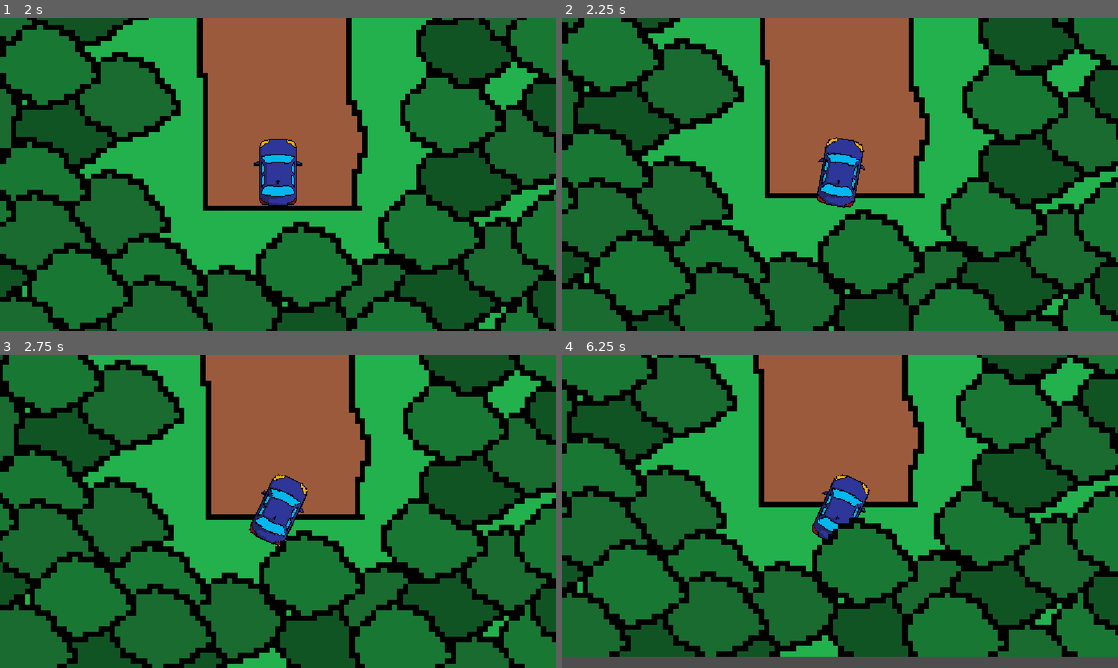
Above: before the commit, frames 1-4 (two rows, left to right).
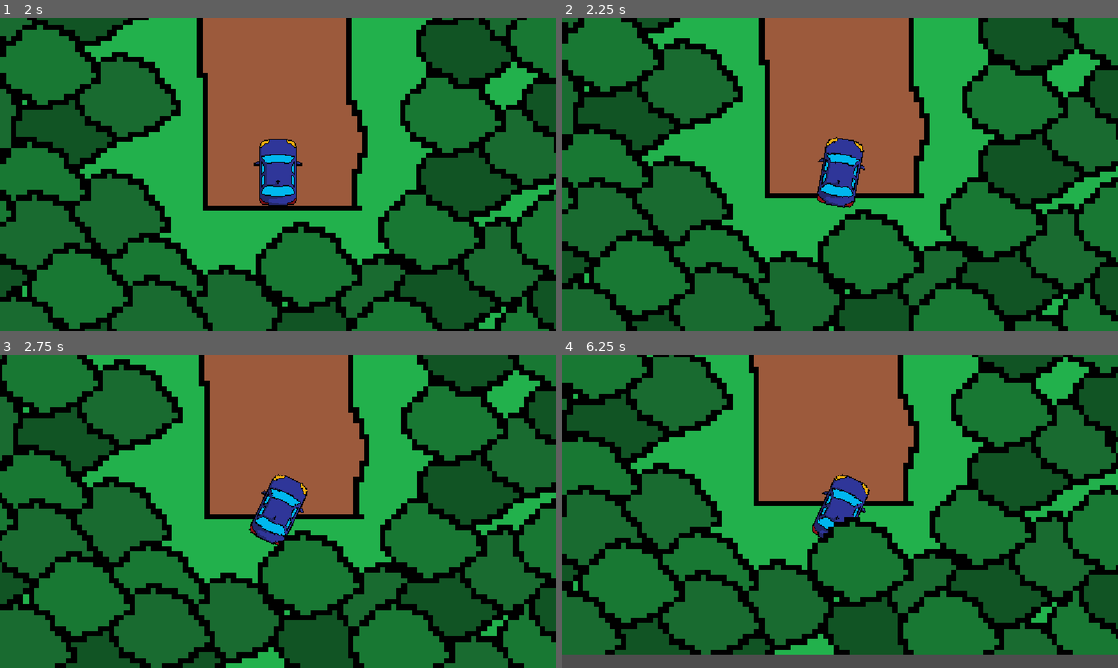
Above: after the commit, the same moments.

Repository: Ubultu/don-t-cut-
Game: Godot game, scene res://scenes/main.tscn
The game is run twice, just before and just after one commit, with the same random seed, the same clock (stepped at 60 frames per second) and the same inputs.
Inputs:
- Up to frame 1 (2 s): tap Enter at 0.5 s; hold D (steer_right) 0.53-1.28 s; tap Space at 1.25 s; hold S (brake) from 1.28 s (still down)
- Up to frame 2 (2.25 s): release S (brake) at 2.03 s; hold D (steer_right) from 2.03 s (still down)
- Up to frame 3 (2.75 s): keep holding D (steer_right)
- Up to frame 4 (6.25 s): release D (steer_right) at 2.78 s; hold W (accelerate) 2.78-3.53 s; hold A (steer_left) 3.53-5.03 s; hold S (brake) 5.03-5.78 s; hold D (steer_right) from 5.78 s (still down)

Frame 1 is identical in both runs. In frame 2, 0.4% of the frame differs, in the area x 0-99%, y 0-94%; in frame 3, 4.3%; in frame 4, 15%, in the area x 0-100%, y 0-97%.

Commit message:
I started mobile support and added the finshing touches to the car's driving mechanics

Diff:
--- a/scripts/player.gd
+++ b/scripts/player.gd
@@ -10,54 +10,77 @@
 var speed = 0.0
 var tarmac_traction = 5.0
 var dirt_traction = 3.0
+var grass_traction = 4.0
+var current_traction = 5.0
 var steering_speed_fix = 300
 @onready var frontsensor = get_node("FrontSensor")
 @onready var backsensor = get_node("BackSensor")
-#var pixel_color = map_image.get_pixel(Vector2(-250, -250))
 
 #Map variables
-#var stage = $stage/Sprite2D.texture.get_image()
-#@onready var map_image = $"../Stage/Sprite2D".texture.get_image()
+@onready var map_image = $"../Stage/stage".texture.get_image()
+var front_pixel_color: Color
+var back_pixel_color: Color
+
+const ASPHALT_COLOR := Color(0.5216, 0.5216, 0.5216)
+const DIRT_COLOR := Color(0.6118, 0.3529, 0.2353)
+const GRASS_COLOR := Color(0.1333, 0.6941, 0.298)
+const COLOR_TOLERANCE := 0.12
+const OUTLINE_MAX := 0.15
 
 
+func is_close(a: Color, b: Color, tol: float) -> bool:
+	return abs(a.r - b.r) < tol and abs(a.g - b.g) < tol and abs(a.b - b.b) < tol
+
+
+func is_outline(c: Color) -> bool:
+	return c.r < OUTLINE_MAX and c.g < OUTLINE_MAX and c.b < OUTLINE_MAX
 
 
 #main driving functions
 func _physics_process(delta: float) -> void:
 	var frontpixel = (frontsensor.global_position + Vector2(2758.5, 2758.5)) / 11.034
-	if 0<=frontpixel.x && frontpixel.x<500 && 0<=frontpixel.y && frontpixel.y<500:
+	var backpixel = (backsensor.global_position + Vector2(2758.5, 2758.5)) / 11.034
+	if 0 <= frontpixel.x and frontpixel.x < 500 and 0 <= frontpixel.y and frontpixel.y < 500 and 0 <= backpixel.x and backpixel.x < 500 and 0 <= backpixel.y and backpixel.y < 500:
 		print(frontpixel)
-		if Input.is_action_pressed("accelerate") :
+
+		# Read the map color under both sensors
+		front_pixel_color = map_image.get_pixel(int(frontpixel.x), int(frontpixel.y))
+		back_pixel_color = map_image.get_pixel(int(backpixel.x), int(backpixel.y))
+
+		# Outline on either sensor: ignore it and keep the current grip
+		# Only change grip when both sensors read the same surface
+		if is_outline(front_pixel_color) or is_outline(back_pixel_color):
+			pass
+		elif is_close(front_pixel_color, ASPHALT_COLOR, COLOR_TOLERANCE) and is_close(back_pixel_color, ASPHALT_COLOR, COLOR_TOLERANCE):
+			current_traction = tarmac_traction
+		elif is_close(front_pixel_color, DIRT_COLOR, COLOR_TOLERANCE) and is_close(back_pixel_color, DIRT_COLOR, COLOR_TOLERANCE):
+			current_traction = dirt_traction
+		elif is_close(front_pixel_color, GRASS_COLOR, COLOR_TOLERANCE) and is_close(back_pixel_color, GRASS_COLOR, COLOR_TOLERANCE):
+			current_traction = grass_traction
+
+		if Input.is_action_pressed("accelerate"):
 			speed -= acceleration * delta
 			speed = clamp(speed, -max_speed, reverse_speed)
-		elif Input.is_action_pressed("brake") :
-			if speed < 0 :
+		elif Input.is_action_pressed("brake"):
+			if speed < 0:
 				speed = move_toward(speed, 0, brakeing * delta)
-			else :
+			else:
 				speed = move_toward(speed, reverse_speed, acceleration * delta)
-		else :
+		else:
 			speed = move_toward(speed, 0, friction * delta)
 
 		var steering_factor = clampf(abs(speed) / steering_speed_fix, 0.0, 1.0)
-		if Input.is_action_pressed("steer_left") :
+		if Input.is_action_pressed("steer_left"):
 			rotation -= steering_speed * steering_factor * delta
 
-		if Input.is_action_pressed("steer_right") :
+		if Input.is_action_pressed("steer_right"):
 			rotation += steering_speed * steering_factor * delta
 
 		var direction = Vector2.UP.rotated(rotation)
 		var forward_velocity = direction * -speed
 		var sideways = Vector2(-direction.y, direction.x)
 		var sideways_velocity = sideways * velocity.dot(sideways)
-		sideways_velocity = sideways_velocity.lerp(Vector2.ZERO, tarmac_traction * delta) #PLACEHOLDER VALUE!!!! PLACEHOLDER VALUE!!!! PLACEHOLDER VALUE!!!! PLACEHOLDER VALUE!!!!
+		sideways_velocity = sideways_velocity.lerp(Vector2.ZERO, current_traction * delta)
 		velocity = forward_velocity + sideways_velocity
-	else :
-		print("off map: ", frontpixel)
 
 	move_and_slide()
-	print(speed)
-
-#func _ready() -> void:
-#	var map_sprite = $"../Stage/Sprite2D"
-#	print(map_sprite)
-#	print(map_sprite.texture)
Not shown, added: build/v.1.0.1/Don't_CUT_v1.0.1.apple-touch-icon.png.import
Not shown, added: build/v.1.0.1/Don't_CUT_v1.0.1.icon.png.import
Not shown, changed: build/v.1.0.1/Don't_CUT_v1.0.1.png.import
Not shown, added: build/v1.0.0/Don't_CUT_v1.0.0.apple-touch-icon.png.import
Not shown, changed: build/v1.0.0/Don't_CUT_v1.0.0.icon.png.import
Not shown, changed: build/v1.0.0/Don't_CUT_v1.0.0.png.import
Not shown, changed: export_presets.cfg
Not shown, added: build/Don't_CUT_v1.0.1.zip
Not shown, added: build/v.1.0.1/Don't_CUT_v1.0.1.apple-touch-icon.png
Not shown, added: build/v.1.0.1/Don't_CUT_v1.0.1.audio.position.worklet.js
Not shown, added: build/v.1.0.1/Don't_CUT_v1.0.1.audio.worklet.js
Not shown, added: build/v.1.0.1/Don't_CUT_v1.0.1.icon.png
(and 12 more such lines)
